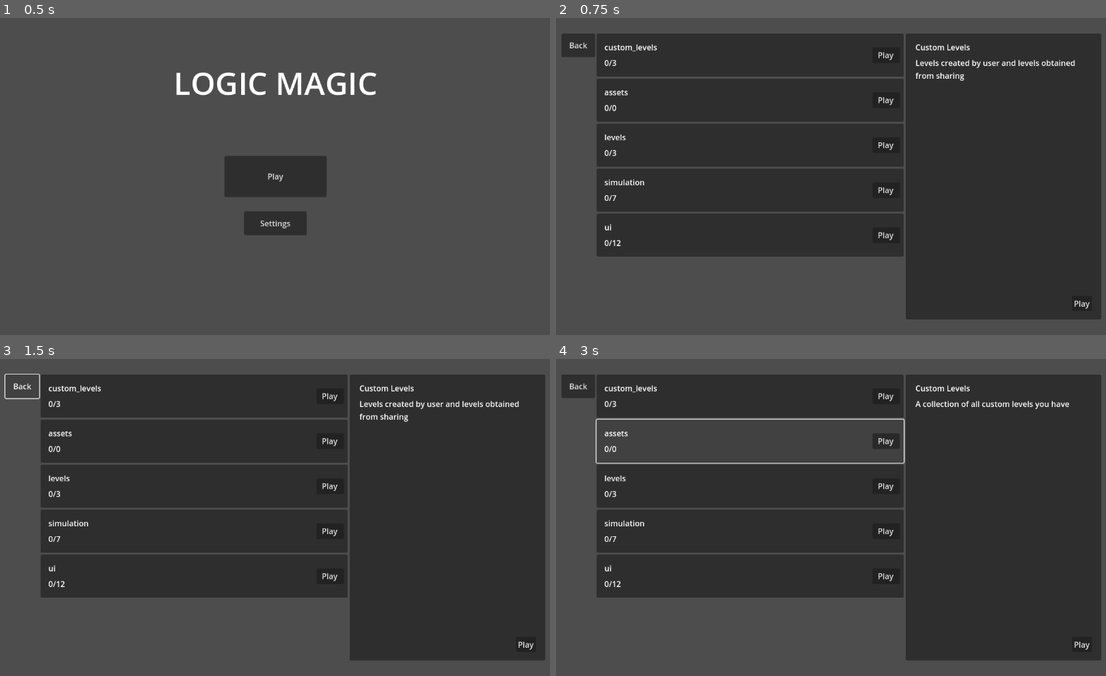
Above: before the commit, frames 1-4 (two rows, left to right).
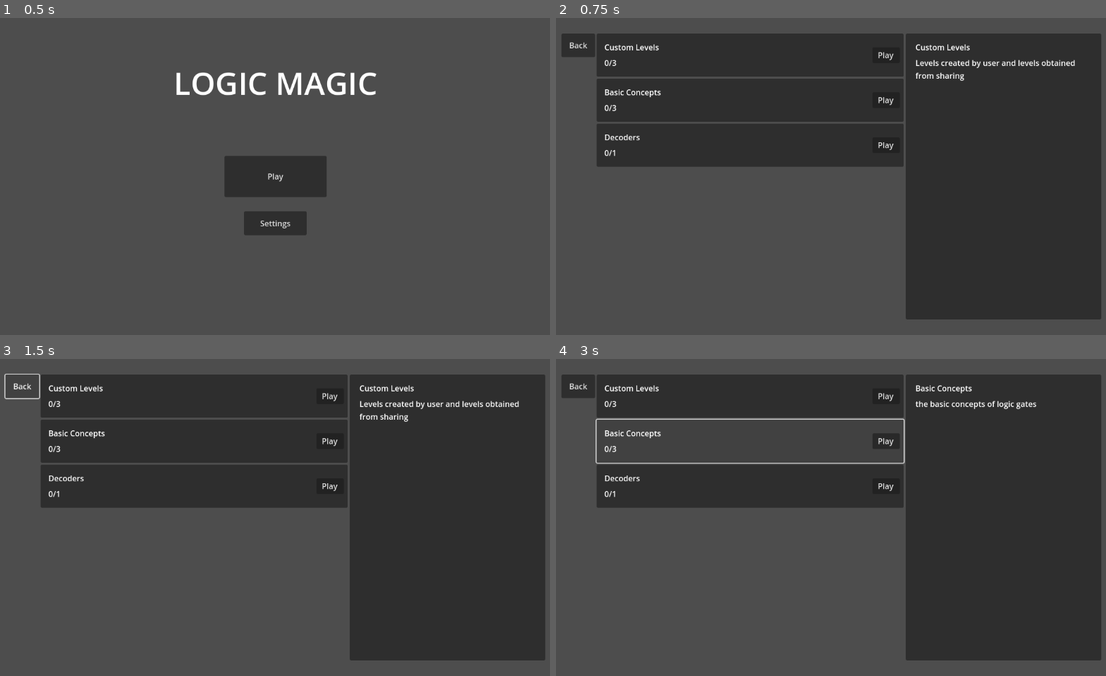
Above: after the commit, the same moments.

Repository: sininen-blue/logic-gate-tesseract
Game: Godot game, scene res://ui/title_page.tscn
The game is run twice, just before and just after one commit, with the same random seed, the same clock (stepped at 60 frames per second) and the same inputs.
Inputs (mouse positions are in pixels of both pictures, inside the frame that each line leads up to):
- Up to frame 1 (0.5 s): no input
- Up to frame 2 (0.75 s): click "Play" at 0.5 s
- Up to frame 3 (1.5 s): click "Back" at 1.25 s
- Up to frame 4 (3 s): click "custom_levels" (after the commit: "Custom Levels") at 2 s; click (748, 441) at 2.75 s, where only the run before the commit has a clickable "assets"

Frame 1 is identical in both runs. In frame 2, 15% of the frame differs, in the area x 7-98%, y 8-92%; in frame 3, 15%; in frame 4, 16%.
Error before the commit: Cannot call method 'get_as_text' on a null value. (res://ui/stage_select.gd:38)

Commit message:
custom levels now connected to data manager

Diff:
--- /dev/null
+++ b/levels/custom_levels/1-general.json
@@ -0,0 +1,10 @@
+{
+  "title": "test level",
+  "author": "sininenblue",
+  "create_date": "6-9-2024",
+  "description": "A test level, if you're seeing this, something has gone wrong",
+  "end_count": "1",
+  "truth_table": [
+	"0000", "0010", "0100", "0111", "1001", "1011", "1101", "1111"
+  ]
+}
--- /dev/null
+++ b/levels/custom_levels/2-MEEEEtestest.json
@@ -0,0 +1 @@
+{"author":"it's a me","create_date":{"hour":18,"minute":8,"second":22},"description":"mario wooo\n\n\nhooo","end_count":"1","title":"and gate","truth_table":["000","010","100","111"]}
--- /dev/null
+++ b/levels/custom_levels/3-sssss.json
@@ -0,0 +1 @@
+{"author":"it's a me","create_date":{"hour":18,"minute":8,"second":22},"description":"mario wooo\n\n\nhooo","end_count":"2","title":"MEEEE testest","truth_table":["0000","0011","0101","0111","0001","1111","1100","1010","1000"]}
--- a/ui/components/stage_panel.gd
+++ b/ui/components/stage_panel.gd
@@ -1,6 +1,7 @@
 extends Button
 
 @export var level_scene : PackedScene
+@export var custom_level_scene : PackedScene
 @export var title : String
 @export var current_level : int
 @export var max_level : int
@@ -14,4 +15,7 @@
 
 func play_level() -> void:
 	DataManager.current_stage = dir
+	if title == "Custom Levels":
+		get_tree().change_scene_to_packed(custom_level_scene)
+		return
 	get_tree().change_scene_to_packed(level_scene)
--- a/ui/components/stage_panel.tscn
+++ b/ui/components/stage_panel.tscn
@@ -1,7 +1,8 @@
-[gd_scene load_steps=3 format=3 uid="uid://cj2adegb284b8"]
+[gd_scene load_steps=4 format=3 uid="uid://cj2adegb284b8"]
 
 [ext_resource type="Script" path="res://ui/components/stage_panel.gd" id="1_dwvly"]
 [ext_resource type="PackedScene" uid="uid://yrih2e5sant0" path="res://ui/level_select.tscn" id="2_lx8lr"]
+[ext_resource type="PackedScene" uid="uid://bwlvlfljyekts" path="res://ui/custom_levels.tscn" id="3_2vajt"]
 
 [node name="StagePanel" type="Button"]
 custom_minimum_size = Vector2(320, 88)
@@ -9,6 +10,7 @@
 offset_bottom = 88.0
 script = ExtResource("1_dwvly")
 level_scene = ExtResource("2_lx8lr")
+custom_level_scene = ExtResource("3_2vajt")
 
 [node name="StageLabel" type="Label" parent="."]
 layout_mode = 1
--- a/ui/create_custom_level.gd
+++ b/ui/create_custom_level.gd
@@ -56,7 +56,7 @@
 	print("saved")
 
 func generate_truth_table(start_count : int) -> Array[String]:
-	var num_rows : int = pow(2, start_count)
+	var num_rows : int = int(pow(2, start_count))
 	var output : Array[String]
 
 	for i in range(num_rows):
@@ -66,8 +66,8 @@
 			row.append(bit_value)
 		row.reverse()
 		var string_row : String = ""
-		for char in row:
-			string_row += str(char)
+		for character : String in row:
+			string_row += str(character)
 		output.append(string_row)
 
 	return output
--- a/ui/custom_levels.gd
+++ b/ui/custom_levels.gd
@@ -1,5 +1,24 @@
 extends Control
 
+@export var create_custom : PackedScene
+@export var custom_stage_panel : PackedScene
+
+var stage_dir : DirAccess = DataManager.current_stage
+
+@onready var create_custom_button: Button = $LevelsContainer/CreateCustomButton
+@onready var back_button: Button = $BackButton
+@onready var levels_container: VFlowContainer = $LevelsContainer
+
 func _ready() -> void:
-	$VBoxContainer/CreateCustomButton.pressed.connect(get_tree().change_scene_to_file.bind("res://ui/create_custom_level.tscn"))
-	$Back.pressed.connect(get_tree().change_scene_to_file.bind("res://ui/stage_select.tscn"))
+	create_custom_button.pressed.connect(get_tree().change_scene_to_packed.bind(create_custom))
+	back_button.pressed.connect(get_tree().change_scene_to_file.bind("res://ui/stage_select.tscn"))
+
+	for level in stage_dir.get_files():
+		var new_panel : Panel = custom_stage_panel.instantiate()
+
+		var pwd : String = stage_dir.get_current_dir() + "/"
+		var level_file : FileAccess = FileAccess.open(pwd+level, FileAccess.READ)
+		var level_data = JSON.parse_string(level_file.get_as_text())
+
+		new_panel.level_data = level_data
+		levels_container.add_child(new_panel)
--- a/ui/custom_levels.tscn
+++ b/ui/custom_levels.tscn
@@ -1,237 +1,43 @@
-[gd_scene load_steps=2 format=3 uid="uid://bwlvlfljyekts"]
+[gd_scene load_steps=4 format=3 uid="uid://bwlvlfljyekts"]
 
 [ext_resource type="Script" path="res://ui/custom_levels.gd" id="1_2dk5k"]
+[ext_resource type="PackedScene" uid="uid://c20nqruvjtxah" path="res://ui/create_custom_level.tscn" id="2_1ij4e"]
+[ext_resource type="PackedScene" uid="uid://le7ov2wv1ds0" path="res://ui/custom_levels/custom_stage_panel.tscn" id="2_832fj"]
 
 [node name="CustomLevels" type="Control"]
 layout_mode = 3
 anchors_preset = 15
 anchor_right = 1.0
 anchor_bottom = 1.0
+offset_left = 24.0
+offset_top = 32.0
+offset_right = -24.0
+offset_bottom = -32.0
 grow_horizontal = 2
 grow_vertical = 2
 script = ExtResource("1_2dk5k")
-metadata/_edit_lock_ = true
+create_custom = ExtResource("2_1ij4e")
+custom_stage_panel = ExtResource("2_832fj")
 
-[node name="VBoxContainer" type="VBoxContainer" parent="."]
+[node name="LevelsContainer" type="VFlowContainer" parent="."]
 clip_contents = true
 layout_mode = 1
-anchors_preset = 13
-anchor_left = 0.5
-anchor_right = 0.5
+anchors_preset = 15
+anchor_right = 1.0
 anchor_bottom = 1.0
-offset_left = -246.0
-offset_top = 25.0
-offset_right = 237.0
-offset_bottom = -29.0
+offset_left = 74.0
 grow_horizontal = 2
 grow_vertical = 2
 
-[node name="CreateCustomButton" type="Button" parent="VBoxContainer"]
+[node name="CreateCustomButton" type="Button" parent="LevelsContainer"]
 layout_mode = 2
 text = "
 Create Custom Level
 
 "
 
-[node name="StagePanel" type="Panel" parent="VBoxContainer"]
-custom_minimum_size = Vector2(242, 87)
-layout_mode = 2
-
-[node name="StageLabel" type="Label" parent="VBoxContainer/StagePanel"]
-layout_mode = 0
-offset_left = 15.0
-offset_top = 14.0
-offset_right = 127.0
-offset_bottom = 37.0
-text = "CustomLevel1"
-
-[node name="AuthorLabel" type="Label" parent="VBoxContainer/StagePanel"]
-layout_mode = 0
-offset_left = 19.0
-offset_top = 49.0
-offset_right = 59.0
-offset_bottom = 72.0
-text = "By Unknown"
-
-[node name="ShareButton" type="Button" parent="VBoxContainer/StagePanel"]
+[node name="BackButton" type="Button" parent="."]
 layout_mode = 1
-anchors_preset = 6
-anchor_left = 1.0
-anchor_top = 0.5
-anchor_right = 1.0
-anchor_bottom = 0.5
-offset_left = -77.0
-offset_top = -30.5
-offset_right = -24.0
-offset_bottom = 0.5
-grow_horizontal = 0
-grow_vertical = 2
-text = "Share"
-
-[node name="PlayButton" type="Button" parent="VBoxContainer/StagePanel"]
-layout_mode = 1
-anchors_preset = 6
-anchor_left = 1.0
-anchor_top = 0.5
-anchor_right = 1.0
-anchor_bottom = 0.5
-offset_left = -123.0
-offset_top = -30.5
-offset_right = -82.0
-offset_bottom = 0.5
-grow_horizontal = 0
-grow_vertical = 2
-text = "Play"
-
-[node name="PlayButton2" type="Button" parent="VBoxContainer/StagePanel"]
-layout_mode = 1
-anchors_preset = 6
-anchor_left = 1.0
-anchor_top = 0.5
-anchor_right = 1.0
-anchor_bottom = 0.5
-offset_left = -94.0
-offset_top = 2.5
-offset_right = -53.0
-offset_bottom = 33.5
-grow_horizontal = 0
-grow_vertical = 2
-text = "Delete"
-
-[node name="StagePanel2" type="Panel" parent="VBoxContainer"]
-custom_minimum_size = Vector2(242, 87)
-layout_mode = 2
-
-[node name="StageLabel" type="Label" parent="VBoxContainer/StagePanel2"]
-layout_mode = 0
-offset_left = 15.0
-offset_top = 14.0
-offset_right = 127.0
-offset_bottom = 37.0
-text = "CustomLevel11"
-
-[node name="AuthorLabel" type="Label" parent="VBoxContainer/StagePanel2"]
-layout_mode = 0
-offset_left = 19.0
-offset_top = 49.0
-offset_right = 59.0
-offset_bottom = 72.0
-text = "By Neil"
-
-[node name="ShareButton" type="Button" parent="VBoxContainer/StagePanel2"]
-layout_mode = 1
-anchors_preset = 6
-anchor_left = 1.0
-anchor_top = 0.5
-anchor_right = 1.0
-anchor_bottom = 0.5
-offset_left = -77.0
-offset_top = -30.5
-offset_right = -24.0
-offset_bottom = 0.5
-grow_horizontal = 0
-grow_vertical = 2
-text = "Share"
-
-[node name="PlayButton" type="Button" parent="VBoxContainer/StagePanel2"]
-layout_mode = 1
-anchors_preset = 6
-anchor_left = 1.0
-anchor_top = 0.5
-anchor_right = 1.0
-anchor_bottom = 0.5
-offset_left = -123.0
-offset_top = -30.5
-offset_right = -82.0
-offset_bottom = 0.5
-grow_horizontal = 0
-grow_vertical = 2
-text = "Play"
-
-[node name="PlayButton2" type="Button" parent="VBoxContainer/StagePanel2"]
-layout_mode = 1
-anchors_preset = 6
-anchor_left = 1.0
-anchor_top = 0.5
-anchor_right = 1.0
-anchor_bottom = 0.5
-offset_left = -94.0
-offset_top = 2.5
-offset_right = -53.0
-offset_bottom = 33.5
-grow_horizontal = 0
-grow_vertical = 2
-text = "Delete"
-
-[node name="StagePanel3" type="Panel" parent="VBoxContainer"]
-custom_minimum_size = Vector2(242, 87)
-layout_mode = 2
-
-[node name="StageLabel" type="Label" parent="VBoxContainer/StagePanel3"]
-layout_mode = 0
-offset_left = 15.0
-offset_top = 14.0
-offset_right = 127.0
-offset_bottom = 37.0
-text = "CustomLevel12"
-
-[node name="AuthorLabel" type="Label" parent="VBoxContainer/StagePanel3"]
-layout_mode = 0
-offset_left = 19.0
-offset_top = 49.0
-offset_right = 59.0
-offset_bottom = 72.0
-text = "By Unknown"
-
-[node name="ShareButton" type="Button" parent="VBoxContainer/StagePanel3"]
-layout_mode = 1
-anchors_preset = 6
-anchor_left = 1.0
-anchor_top = 0.5
-anchor_right = 1.0
-anchor_bottom = 0.5
-offset_left = -77.0
-offset_top = -30.5
-offset_right = -24.0
-offset_bottom = 0.5
-grow_horizontal = 0
-grow_vertical = 2
-text = "Share"
-
-[node name="PlayButton" type="Button" parent="VBoxContainer/StagePanel3"]
-layout_mode = 1
-anchors_preset = 6
-anchor_left = 1.0
-anchor_top = 0.5
-anchor_right = 1.0
-anchor_bottom = 0.5
-offset_left = -123.0
-offset_top = -30.5
-offset_right = -82.0
-offset_bottom = 0.5
-grow_horizontal = 0
-grow_vertical = 2
-text = "Play"
-
-[node name="PlayButton2" type="Button" parent="VBoxContainer/StagePanel3"]
-layout_mode = 1
-anchors_preset = 6
-anchor_left = 1.0
-anchor_top = 0.5
-anchor_right = 1.0
-anchor_bottom = 0.5
-offset_left = -94.0
-offset_top = 2.5
-offset_right = -53.0
-offset_bottom = 33.5
-grow_horizontal = 0
-grow_vertical = 2
-text = "Delete"
-
-[node name="Back" type="Button" parent="."]
-layout_mode = 0
-offset_left = 23.0
-offset_top = 16.0
-offset_right = 92.0
-offset_bottom = 64.0
+offset_right = 69.0
+offset_bottom = 48.0
 text = "Back"
--- /dev/null
+++ b/ui/custom_levels/custom_stage_panel.gd
@@ -0,0 +1,20 @@
+extends Panel
+
+@export var simulation_scene: PackedScene
+@onready var stage_label: Label = $StageLabel
+@onready var author_label: Label = $AuthorLabel
+@onready var share_button: Button = $ShareButton
+@onready var play_button: Button = $PlayButton
+@onready var delete_button: Button = $DeleteButton
+
+var level_data : Dictionary
+
+func _ready() -> void:
+	var level_json : JSON = JSON.new()
+	level_json.data = level_data
+	DataManager.current_level = level_json
+
+	play_button.pressed.connect(get_tree().change_scene_to_packed.bind(simulation_scene))
+
+	stage_label.text = level_data["title"]
+	author_label.text = level_data["author"]
--- /dev/null
+++ b/ui/custom_levels/custom_stage_panel.tscn
@@ -0,0 +1,72 @@
+[gd_scene load_steps=3 format=3 uid="uid://le7ov2wv1ds0"]
+
+[ext_resource type="Script" path="res://ui/custom_levels/custom_stage_panel.gd" id="1_13h3g"]
+[ext_resource type="PackedScene" uid="uid://swjkfmyam37c" path="res://simulation/simulation.tscn" id="2_fa2s3"]
+
+[node name="CustomStagePanel" type="Panel"]
+custom_minimum_size = Vector2(400, 104)
+offset_right = 400.0
+offset_bottom = 104.0
+script = ExtResource("1_13h3g")
+simulation_scene = ExtResource("2_fa2s3")
+
+[node name="StageLabel" type="Label" parent="."]
+layout_mode = 1
+offset_left = 16.0
+offset_top = 24.0
+offset_right = 134.0
+offset_bottom = 47.0
+text = "CustomLevel12"
+
+[node name="AuthorLabel" type="Label" parent="."]
+layout_mode = 0
+offset_left = 16.0
+offset_top = 48.0
+offset_right = 114.0
+offset_bottom = 71.0
+text = "By Unknown"
+
+[node name="ShareButton" type="Button" parent="."]
+layout_mode = 1
+anchors_preset = 6
+anchor_left = 1.0
+anchor_top = 0.5
+anchor_right = 1.0
+anchor_bottom = 0.5
+offset_left = -72.0
+offset_top = -35.0
+offset_right = -16.0
+offset_bottom = -4.0
+grow_horizontal = 0
+grow_vertical = 2
+text = "Share"
+
+[node name="PlayButton" type="Button" parent="."]
+layout_mode = 1
+anchors_preset = 6
+anchor_left = 1.0
+anchor_top = 0.5
+anchor_right = 1.0
+anchor_bottom = 0.5
+offset_left = -144.0
+offset_top = 5.0
+offset_right = -16.0
+offset_bottom = 36.0
+grow_horizontal = 0
+grow_vertical = 2
+text = "Play"
+
+[node name="DeleteButton" type="Button" parent="."]
+layout_mode = 1
+anchors_preset = 6
+anchor_left = 1.0
+anchor_top = 0.5
+anchor_right = 1.0
+anchor_bottom = 0.5
+offset_left = -144.0
+offset_top = -35.0
+offset_right = -80.0
+offset_bottom = -4.0
+grow_horizontal = 0
+grow_vertical = 2
+text = "Delete"
--- a/ui/level_select.gd
+++ b/ui/level_select.gd
@@ -66,7 +66,7 @@
 		tween.tween_property(camera, "zoom", camera.zoom - Vector2(0.2, 0.2), 0.1)
 
 
-func _process(delta: float) -> void:
+func _process(_delta: float) -> void:
 	level_info.position = camera.position - level_info.size/2
 	if moving_camera == false:
 		return
--- a/ui/stage_select.gd
+++ b/ui/stage_select.gd
@@ -7,7 +7,6 @@
 
 @onready var title_label: Label = $Main/InfoPanel/TitleLabel
 @onready var description_label: Label = $Main/InfoPanel/DescriptionLabel
-@onready var play_button: Button = $Main/InfoPanel/PlayButton
 
 func _ready() -> void:
 	make_panel("custom_levels")
@@ -18,8 +17,11 @@
 
 
 func make_panel(stage : String) -> void:
+	var stage_file : FileAccess = FileAccess.open("res://levels/"+stage+".json", FileAccess.READ)
+	var content : Dictionary = JSON.parse_string(stage_file.get_as_text())
+
 	var new_stage_panel : Button = STAGE_PANEL.instantiate()
-	new_stage_panel.title = stage
+	new_stage_panel.title = content["title"]
 	#new_stage_panel.current_level ## TODO: player local save
 
 	## NOTE: messy but works well enough for now
@@ -30,14 +32,9 @@
 	new_stage_panel.dir = DirAccess.open("res://levels/"+stage)
 
 	stages_container.add_child(new_stage_panel)
-	new_stage_panel.pressed.connect(show_info.bind(stage))
+	new_stage_panel.pressed.connect(show_info.bind(content))
 
 
-func show_info(stage : String) -> void:
-	var stage_file : FileAccess = FileAccess.open("res://levels/"+stage+".json", FileAccess.READ)
-	var content : Dictionary = JSON.parse_string(stage_file.get_as_text())
-
+func show_info(content : Dictionary) -> void:
 	title_label.text = content["title"]
 	description_label.text = content["description"]
-	# TODO: custom level exception here
-	play_button.pressed.connect(get_tree().change_scene_to_file.bind("res://ui/level_select.tscn"))
--- a/ui/stage_select.tscn
+++ b/ui/stage_select.tscn
@@ -57,18 +57,3 @@
 offset_bottom = 296.0
 text = "Levels created by user and levels obtained from sharing"
 autowrap_mode = 3
-
-[node name="PlayButton" type="Button" parent="Main/InfoPanel"]
-layout_mode = 1
-anchors_preset = 3
-anchor_left = 1.0
-anchor_top = 1.0
-anchor_right = 1.0
-anchor_bottom = 1.0
-offset_left = -60.0
-offset_top = -48.0
-offset_right = -19.0
-offset_bottom = -17.0
-grow_horizontal = 0
-grow_vertical = 0
-text = "Play"
